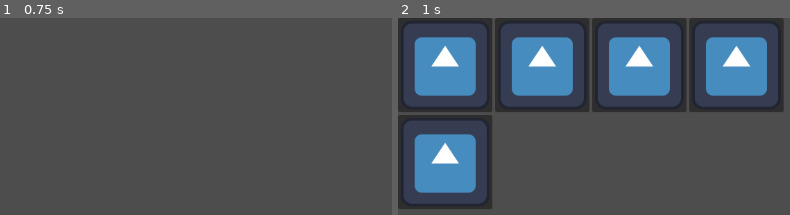
Above: before the commit, frames 1-2 (left to right).
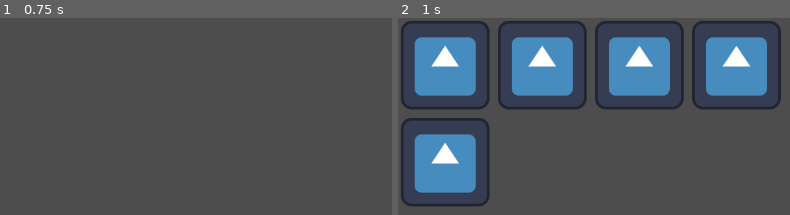
Above: after the commit, the same moments.

Repository: Simon-Kahre/nTCG
Game: Godot game, scene res://scenes/testingEnv.tscn
Same seed, same stepped clock (60 frames per second), same inputs: the game is played once before the commit and once after it. The engine's default icon, where the game draws it, is replaced by a stand-in: a white triangle on a blue panel in a dark square.
Inputs:
- Up to frame 1 (0.75 s): tap Enter at 0.5 s
- Up to frame 2 (1 s): tap Space at 0.77 s

Frame 1 is identical in both runs. In frame 2, 6.6% of the frame differs, in the area x 0-99%, y 0-97%.

Commit message:
Update graphics for buttons in collection scene

Diff:
--- /dev/null
+++ b/trading-card-game/assets/styleBox/collectionButton.tres
@@ -0,0 +1,8 @@
+[gd_resource type="StyleBoxFlat" format=3 uid="uid://cpt2im4n8gvmq"]
+
+[resource]
+content_margin_left = 4.0
+content_margin_top = 4.0
+content_margin_right = 4.0
+content_margin_bottom = 4.0
+bg_color = Color(4.7168137e-06, 0.68043923, 0.72834194, 1)
--- /dev/null
+++ b/trading-card-game/assets/styleBox/collectionButtonEmpty.tres
@@ -0,0 +1,7 @@
+[gd_resource type="StyleBoxEmpty" format=3 uid="uid://bvfwb3dxq36i2"]
+
+[resource]
+content_margin_left = 4.0
+content_margin_top = 4.0
+content_margin_right = 4.0
+content_margin_bottom = 4.0
--- a/trading-card-game/scenes/collection.gd
+++ b/trading-card-game/scenes/collection.gd
@@ -1,6 +1,8 @@
 extends Node2D
 
 var allCards: Array[PackedScene]
+var pressColor: StyleBoxFlat = preload("res://assets/styleBox/collectionButton.tres")
+var emptyColor: StyleBoxEmpty = preload("res://assets/styleBox/collectionButtonEmpty.tres")
 
 func _ready() -> void:
 	allCards = get_parent().allCards
@@ -10,5 +12,12 @@
 		var sprite: Sprite2D = createdCard.get_child(0)
 		var button = Button.new()
 		button.set_button_icon(sprite.texture)
+		override_styleboxes(button)
+		button.add_theme_stylebox_override("pressed", pressColor)
 		self.get_child(0).add_child(button)
 		createdCard.queue_free()
+
+func override_styleboxes(button: Button):
+	button.add_theme_stylebox_override("pressed", pressColor)
+	button.add_theme_stylebox_override("hover", emptyColor)
+	button.add_theme_stylebox_override("normal", emptyColor)
